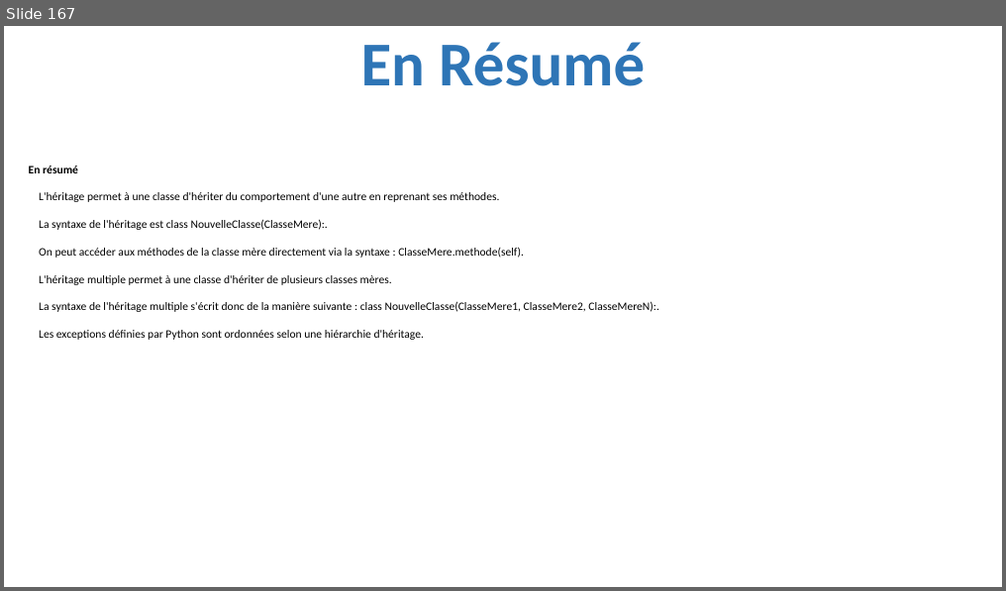
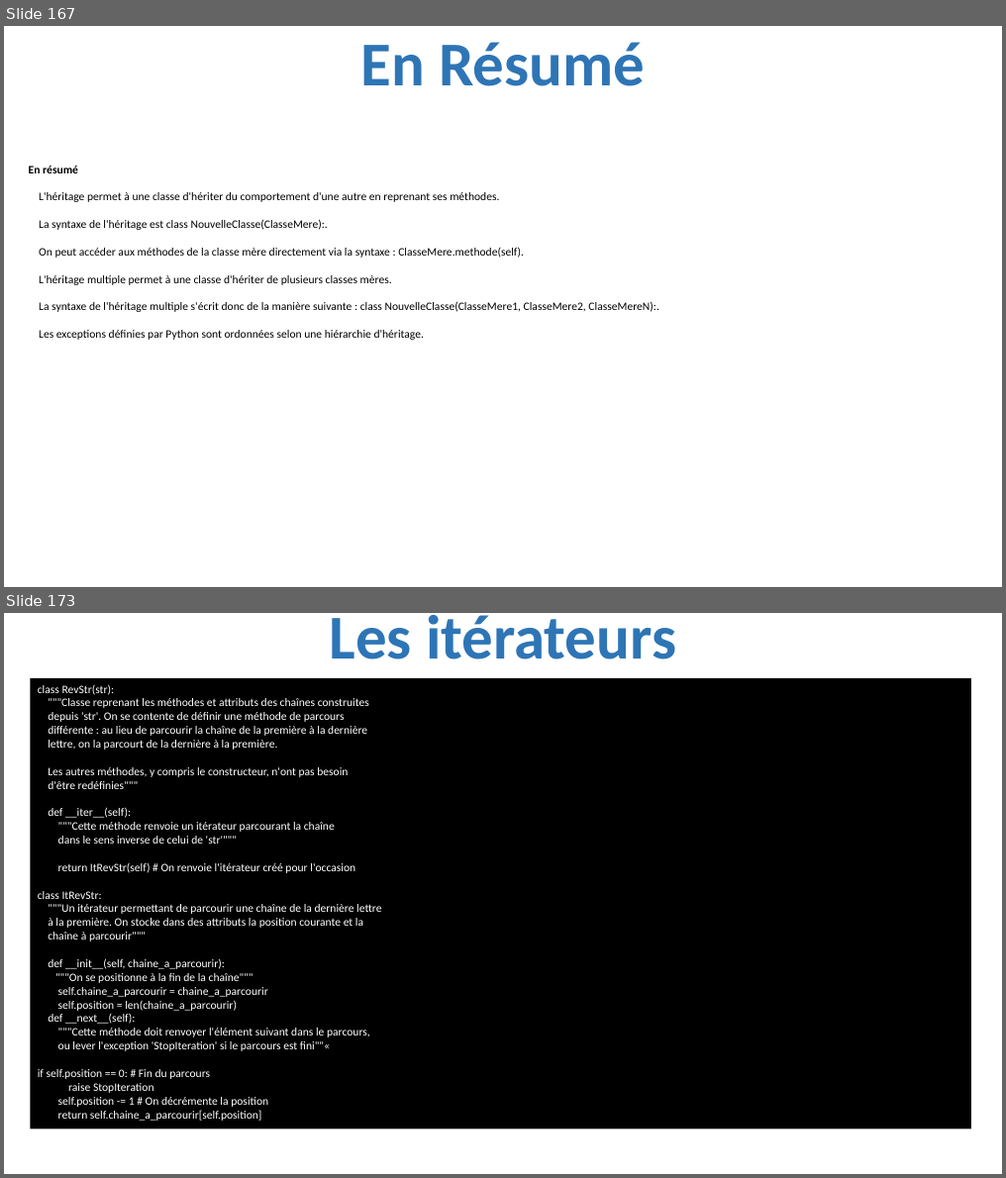
Before and after one commit to julienPalleau/PythonDoc, a slide deck: Python-resume.pptx. Shown one above the other, each under a label of ours: slide 167 before the commit, slides 167 and 173 after it; the slides between them are not shown. The pictures are 1006x591 and 1006x1178 pixels, drawn with LibreOffice and Linux fonts; fonts in the diff are those of the drawing. Boxes give left, top, right and bottom in pixels: in the first picture for what was removed or moved away, otherwise in the second. Text is boxed around its words. In the diff, an @@ line names an element or a change of style, - is before the commit and + after.

```diff
--- a/Python-resume.pptx
+++ b/Python-resume.pptx
@@ slide 173 added at (4,613,1002,1174), background #FFFFFF @@
@@ title added at (330,615,676,660), 60 pt, text #2E75B6, bold @@
+Les itérateurs
@@ rectangle added at (30,678,971,1129), fill #000000, 11 pt, text #FFFFFF @@
+class RevStr(str):
+"""Classe reprenant les méthodes et attributs des chaînes construites
+depuis 'str'. On se contente de définir une méthode de parcours
+différente : au lieu de parcourir la chaîne de la première à la dernière
+lettre, on la parcourt de la dernière à la première.
+Les autres méthodes, y compris le constructeur, n'ont pas besoin
+d'être redéfinies"""
+def __iter__(self):
+"""Cette méthode renvoie un itérateur parcourant la chaîne
+dans le sens inverse de celui de 'str'"""
+return ItRevStr(self) # On renvoie l'itérateur créé pour l'occasion
+class ItRevStr:
+"""Un itérateur permettant de parcourir une chaîne de la dernière lettre
+à la première. On stocke dans des attributs la position courante et la
+chaîne à parcourir"""
+def __init__(self, chaine_a_parcourir):
+"""On se positionne à la fin de la chaîne"""
+self.chaine_a_parcourir = chaine_a_parcourir
+self.position = len(chaine_a_parcourir)
+def __next__(self):
+"""Cette méthode doit renvoyer l'élément suivant dans le parcours,
+ou lever l'exception 'StopIteration' si le parcours est fini""«
+if self.position == 0: # Fin du parcours
+raise StopIteration
+self.position -= 1 # On décrémente la position
+return self.chaine_a_parcourir[self.position]
```
Also in this commit, not shown: 8 other slides added.
